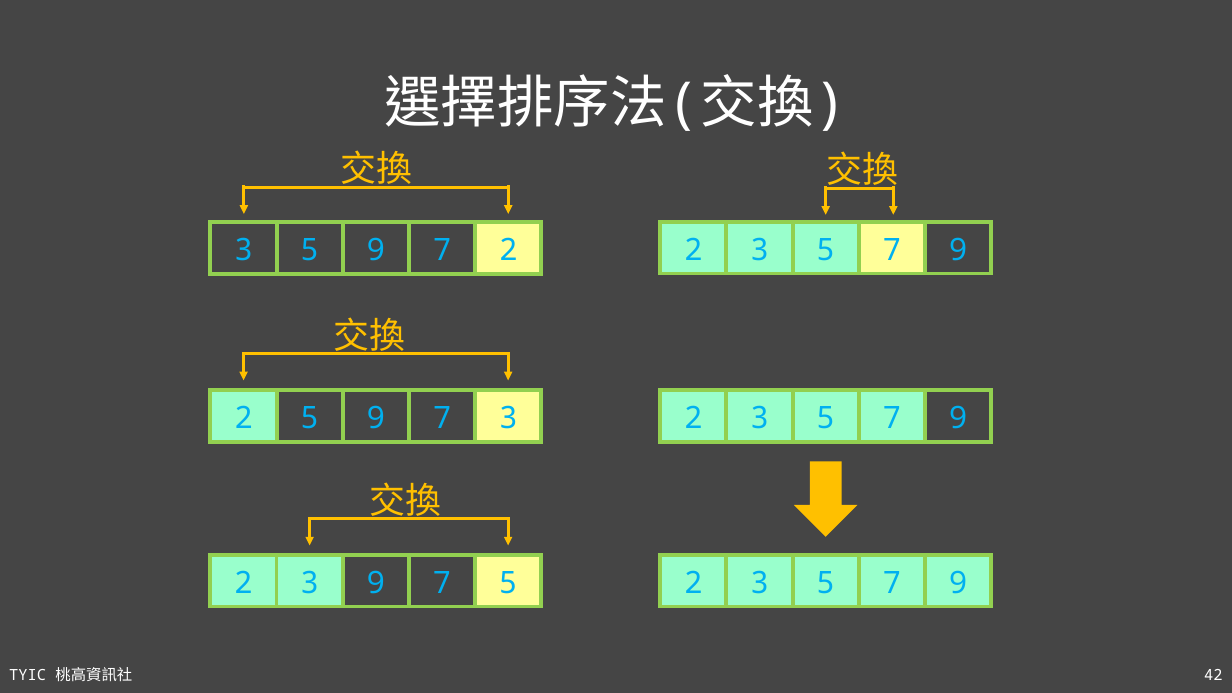
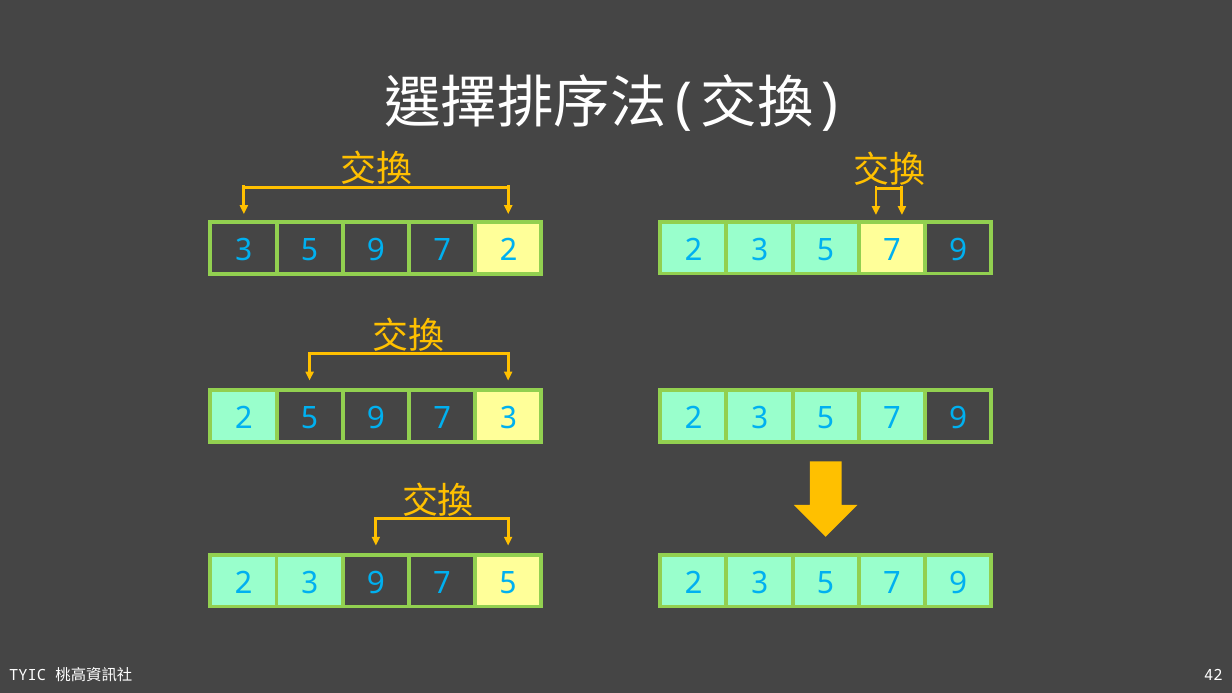
Before and after one commit to TYSHIC/slides, a slide deck: slide 42 of ppt/20_基礎資料結構與演算法.pptx. Drawn at 1232x693 pixels with LibreOffice and Linux fonts; fonts in the diff are those of the drawing. Boxes give left, top, right and bottom in pixels: in the first picture for what was removed or moved away, otherwise in the second. Text is boxed around its words. In the diff, an @@ line names an element or a change of style, - is before the commit and + after.

```diff
--- a/ppt/20_基礎資料結構與演算法.pptx
+++ b/ppt/20_基礎資料結構與演算法.pptx
@@ text "交換": place and size @@
-text "交換" at (827, 151, 899, 192)
+text "交換" at (854, 151, 926, 192)
@@ arrow moved from (826, 187) - (826, 214) to (876, 187) - (876, 214) @@
@@ line moved from (826, 189) - (896, 189) to (876, 189) - (904, 189) @@
@@ arrow moved from (894, 187) - (894, 214) to (902, 187) - (902, 214) @@
@@ text "交換": place and size @@
-text "交換" at (334, 317, 406, 355)
+text "交換" at (373, 317, 445, 355)
@@ arrow moved from (244, 352) - (244, 381) to (310, 352) - (310, 381) @@
@@ line moved from (244, 354) - (508, 354) to (310, 354) - (508, 354) @@
@@ text "交換": place and size @@
-text "交換" at (369, 482, 441, 520)
+text "交換" at (402, 482, 474, 520)
@@ arrow moved from (310, 518) - (310, 545) to (376, 518) - (376, 545) @@
@@ line moved from (310, 519) - (508, 519) to (376, 519) - (508, 519) @@
```
Also in this commit, not shown: 1 other file.
